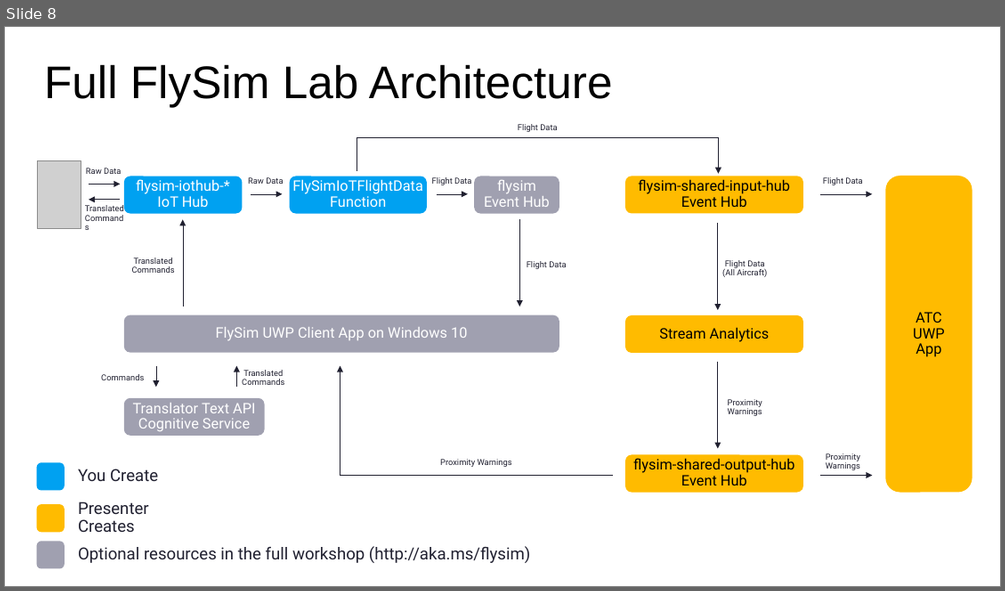
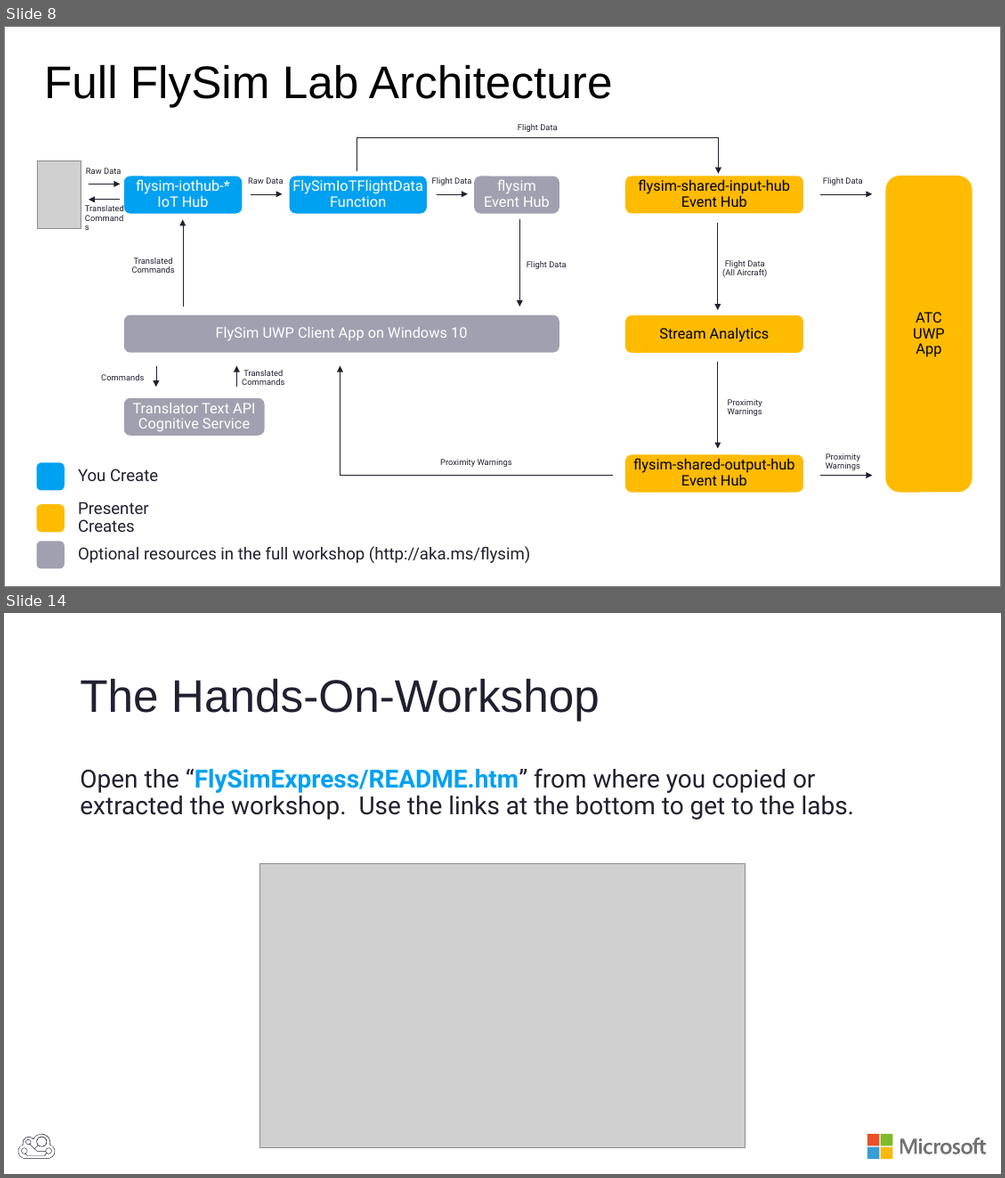
Before and after one commit to BretStateham/FlySimExpress, a slide deck: Slides/FlySimExpress.pptx. Shown one above the other, each under a label of ours: slide 8 before the commit, slides 8 and 14 after it; the slides between them are not shown. The pictures are 1005x591 and 1005x1178 pixels, drawn with LibreOffice and Linux fonts; fonts in the diff are those of the drawing; grey boxes stand for pictures. Boxes give left, top, right and bottom in pixels: in the first picture for what was removed or moved away, otherwise in the second. Text is boxed around its words. In the diff, an @@ line names an element or a change of style, - is before the commit and + after.

```diff
--- a/Slides/FlySimExpress.pptx
+++ b/Slides/FlySimExpress.pptx
@@ slide 14 added at (4,613,1001,1174), background #FFFFFF @@
@@ title added at (80,678,599,721), 44 pt, text #202030 @@
+The Hands-On-Workshop
@@ text added at (80,768,855,819), 24 pt, text #202030 @@
+Open the “FlySimExpress/README.htm” from where you copied or extracted the workshop. Use the links at the bottom to get to the labs.
@@ picture added at (259,863,744,1148) @@
@@ freeform shape added at (18,1134,55,1159), fill #202030 @@
@@ group added at (867,1134,987,1159): 4 rectangles, 1 freeform shape @@
```
Also in this commit, not shown: 2 slides changed, 9 other slides added, 4 slides removed.
